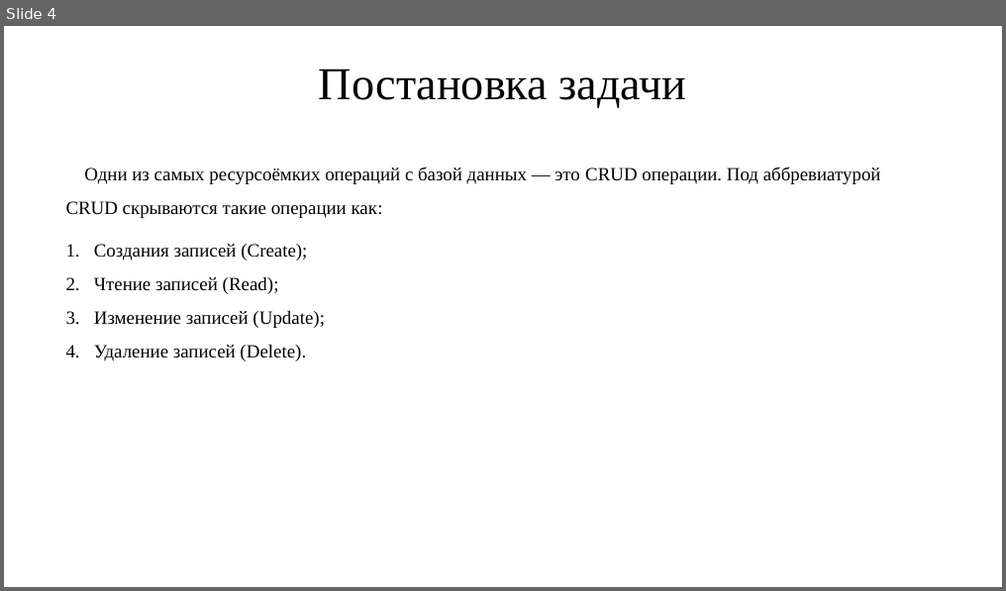
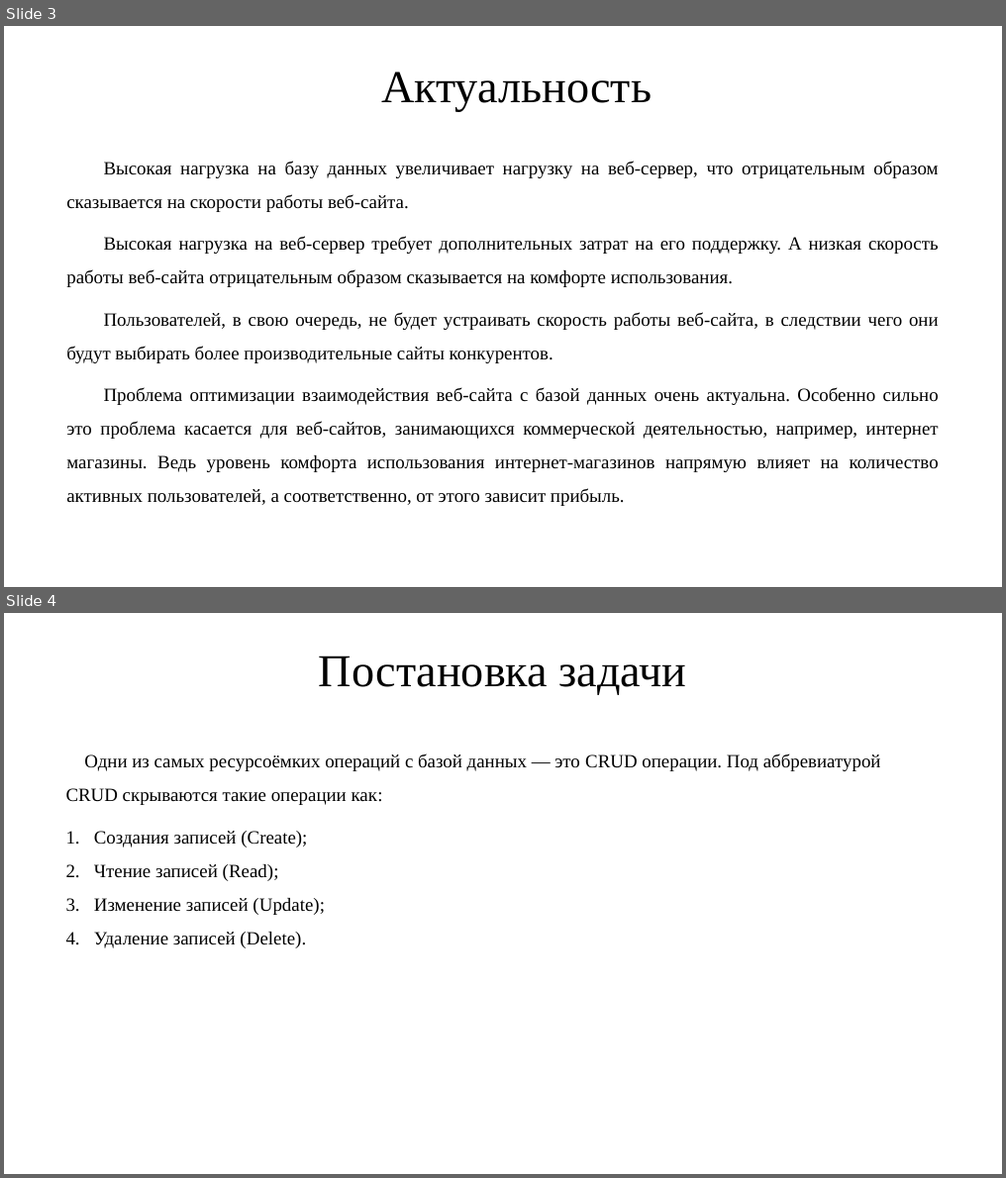
Before and after one commit to IgorTyutyunov/-, a slide deck: Тютюнов.pptx. Shown one above the other, each under a label of ours: slide 4 before the commit, slides 3 and 4 after it. The pictures are 1006x591 and 1006x1178 pixels, drawn with LibreOffice and Linux fonts; fonts in the diff are those of the drawing. Boxes give left, top, right and bottom in pixels: in the first picture for what was removed or moved away, otherwise in the second. Text is boxed around its words. In the diff, an @@ line names an element or a change of style, - is before the commit and + after.

```diff
--- a/Тютюнов.pptx
+++ b/Тютюнов.pptx
@@ slide 3 added at (4,26,1002,587), background #FFFFFF @@
@@ title added at (381,72,651,111), 44 pt, text #000000 @@
+Актуальность
@@ text added at (66,161,939,506), 18 pt, text #000000 @@
+Высокая нагрузка на базу данных увеличивает нагрузку на веб-сервер, что отрицательным образом сказывается на скорости работы веб-сайта.
+Высокая нагрузка на веб-сервер требует дополнительных затрат на его поддержку. А низкая скорость работы веб-сайта отрицательным образом сказывается на комфорте использования.
+Пользователей, в свою очередь, не будет устраивать скорость работы веб-сайта, в следствии чего они будут выбирать более производительные сайты конкурентов.
+Проблема оптимизации взаимодействия веб-сайта с базой данных очень актуальна. Особенно сильно это проблема касается для веб-сайтов, занимающихся коммерческой деятельностью, например, интернет магазины. Ведь уровень комфорта использования интернет-магазинов напрямую влияет на количество активных пользователей, а соответственно, от этого зависит прибыль.
```
Also in this commit, not shown: 5 slides changed, 1 slide removed.
